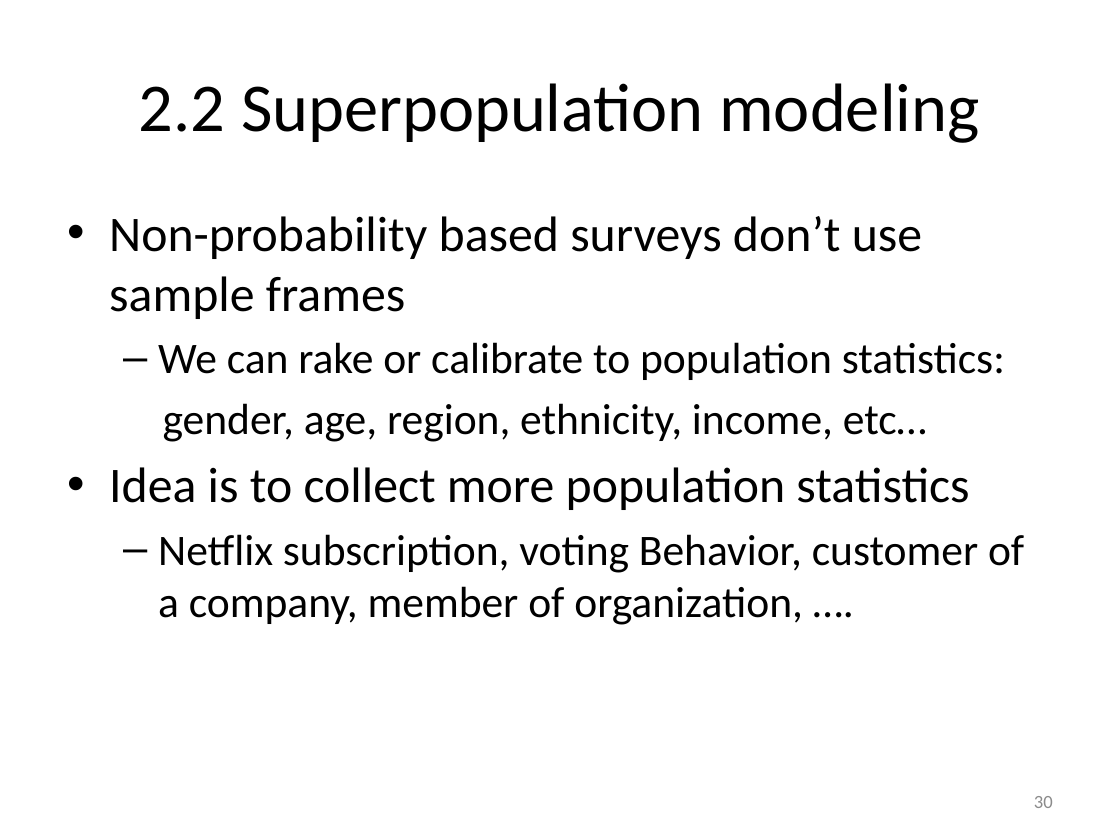
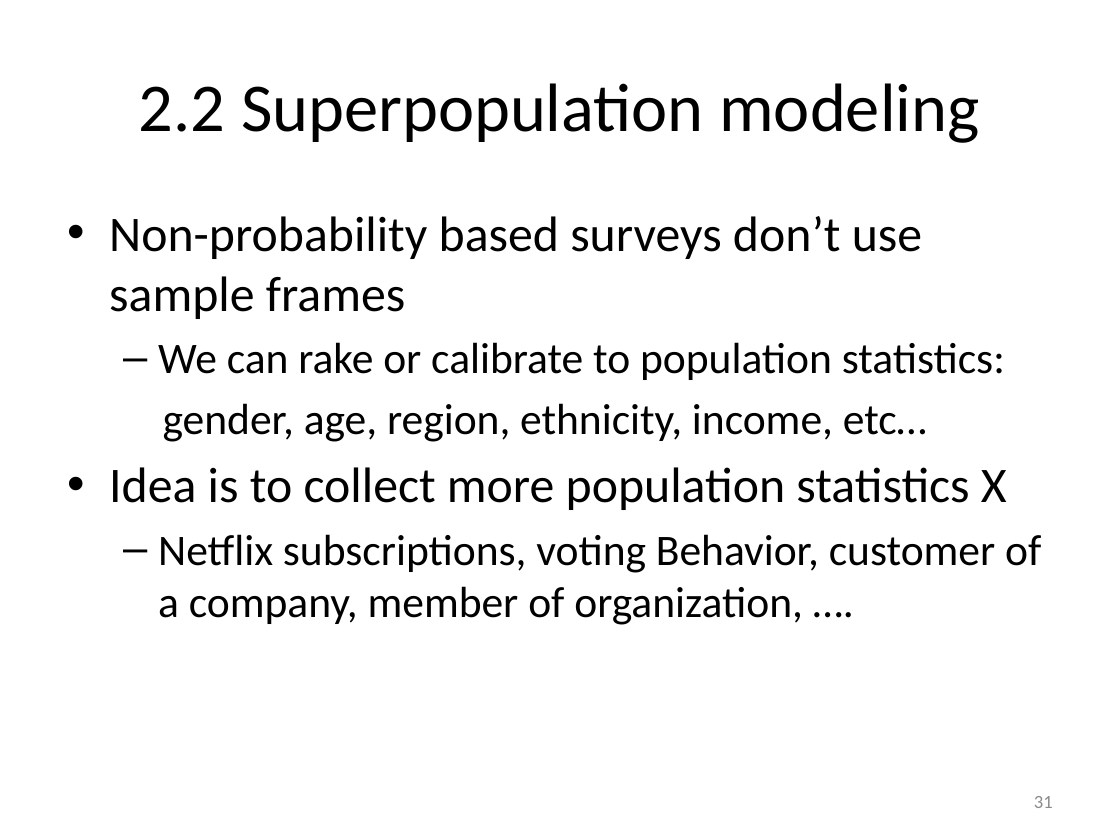
Before and after one commit to peterlugtig/peterlugtig.github.io, a slide deck: slide 31 of static/files/SDA/week13/lecture_week_13.pptx (slide 30 before the commit). Drawn at 1120x840 pixels with LibreOffice and Linux fonts; fonts in the diff are those of the drawing. Boxes give left, top, right and bottom in pixels: in the first picture for what was removed or moved away, otherwise in the second. Text is boxed around its words. In the diff, an @@ line names an element or a change of style, - is before the commit and + after.

```diff
--- a/static/files/SDA/week13/lecture_week_13.pptx
+++ b/static/files/SDA/week13/lecture_week_13.pptx
@@ text at <box>109,467,1041,625</box>: text changed @@
-• Idea is to collect more population statistics
-  – Netflix subscription, voting Behavior, customer of a company, member of organization, ….
+• Idea is to collect more population statistics X
+  – Netflix subscriptions, voting Behavior, customer of a company, member of organization, ….
@@ page number at <box>1034,796,1053,808</box>: text changed @@
-30
+31
```
Also in this commit, not shown: 22 other slides changed, 1 slide added, 3 other files.
